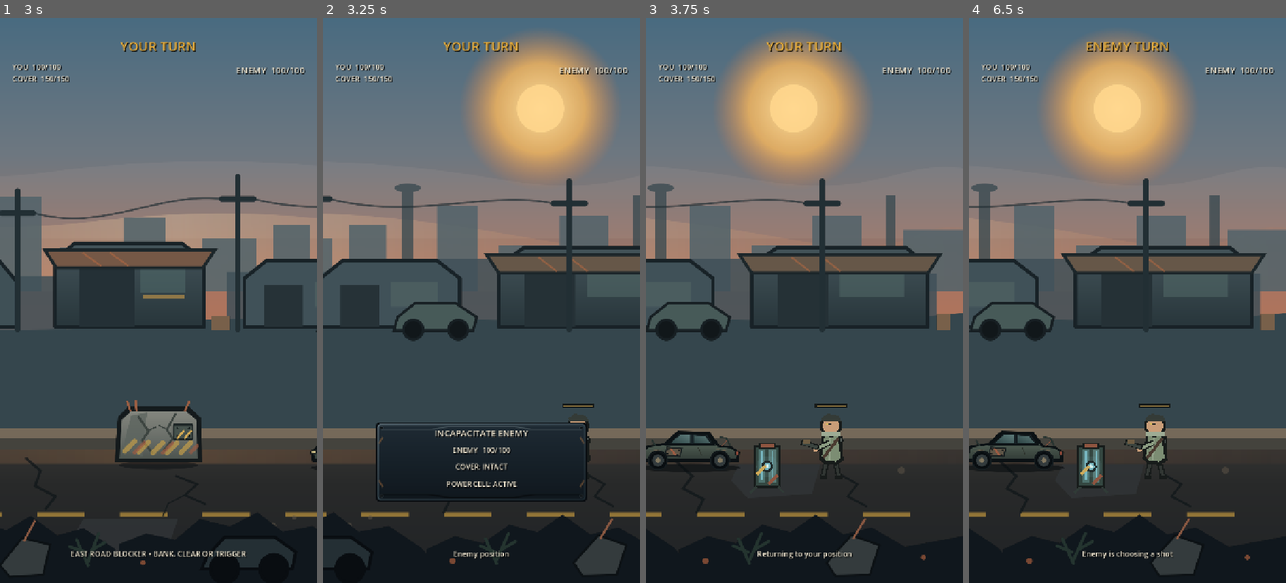
Above: before the commit, frames 1-4 (left to right).
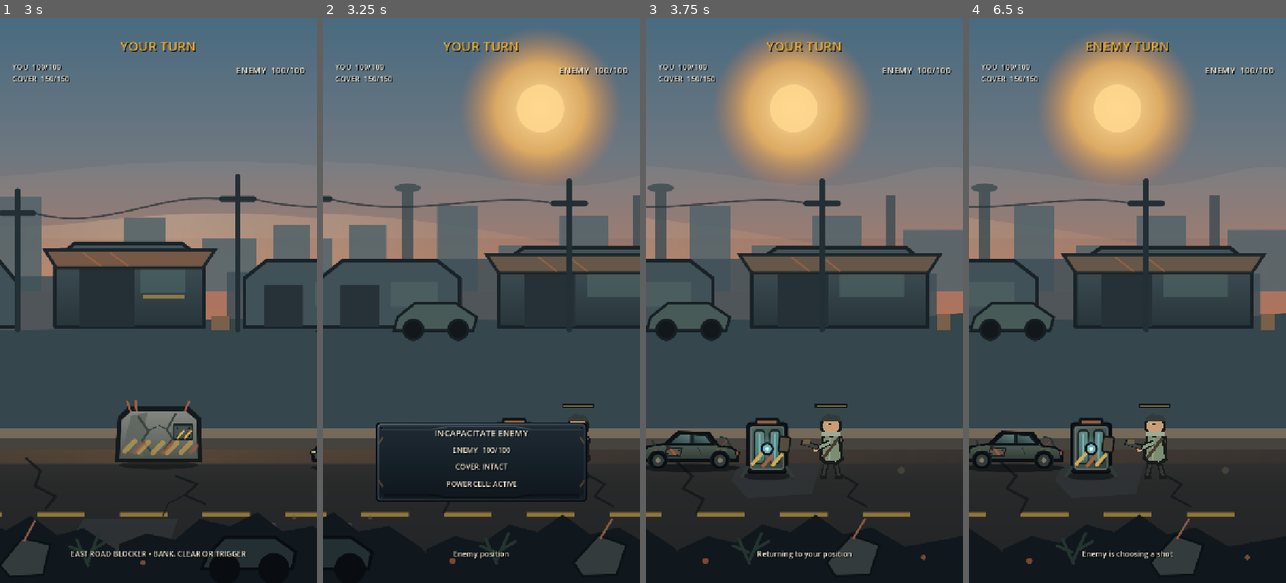
Above: after the commit, the same moments.

Repository: phantompixel-developer/FortKnocks
Game: Godot game, scene res://game/core/app.tscn
Two runs of this game, one before a commit and one after it. Both use one fixed random seed, a clock stepped at 60 frames per second and the inputs below.
Inputs (mouse positions are in pixels of both pictures, inside the frame that each line leads up to):
- Up to frame 1 (3 s): click "COMMAND BOARD CHOOSE THE NEXT…" at 0.5 s; click "01 ROADBLOCK TRIAL EAST ROAD …" at 1.25 s; tap Enter at 2 s; move the mouse to (228, 272) at 2.02 s; click (228, 272) at 2.17 s; drag from (95, 328) to (142, 413) at 2.77 s
- Up to frame 2 (3.25 s): no input
- Up to frame 3 (3.75 s): move the mouse to (836, 176) at 3.52 s; click (836, 176) at 3.67 s
- Up to frame 4 (6.5 s): drag from (1111, 413) to (1032, 215) at 4.27 s; move the mouse to (1222, 385) at 5.02 s; click (1222, 385) at 5.17 s; tap Space at 5.75 s; drag from (1032, 215) to (1079, 159) at 5.77 s

Frame 1 is identical in both runs. In frame 2, less than 0.1% of the frame differs, in the area x 56-65%, y 70-72%; in frame 3, 1.2%, in the area x 31-46%, y 70-84%; in frame 4, 1.2%.

Commit message:
art: integrate production unstable power cell

Diff:
--- a/game/battle/unstable_power_cell.gd
+++ b/game/battle/unstable_power_cell.gd
@@ -1,5 +1,10 @@
 class_name UnstablePowerCell
 extends StaticBody2D
+
+const ProductionArtScript := preload("res://game/presentation/production_art.gd")
+const POWER_CELL_TEXTURE_PATH := "res://assets/art/production/battle/shared/unstable_power_cell.svg"
+
+var _production_texture: Texture2D
 
 signal discharged(world_position: Vector2, radius: float, damage: int, force: float)
 
@@ -37,6 +42,12 @@
 func _draw() -> void:
 	if is_discharged:
 		_draw_spent_cell()
+		return
+
+	if _production_texture == null:
+		_production_texture = ProductionArtScript.texture_from_svg(POWER_CELL_TEXTURE_PATH)
+	if _production_texture != null:
+		draw_texture_rect(_production_texture, Rect2(-75.0, -146.0, 150.0, 180.0), false)
 		return
 
 	var outline := Color("171c1b")
